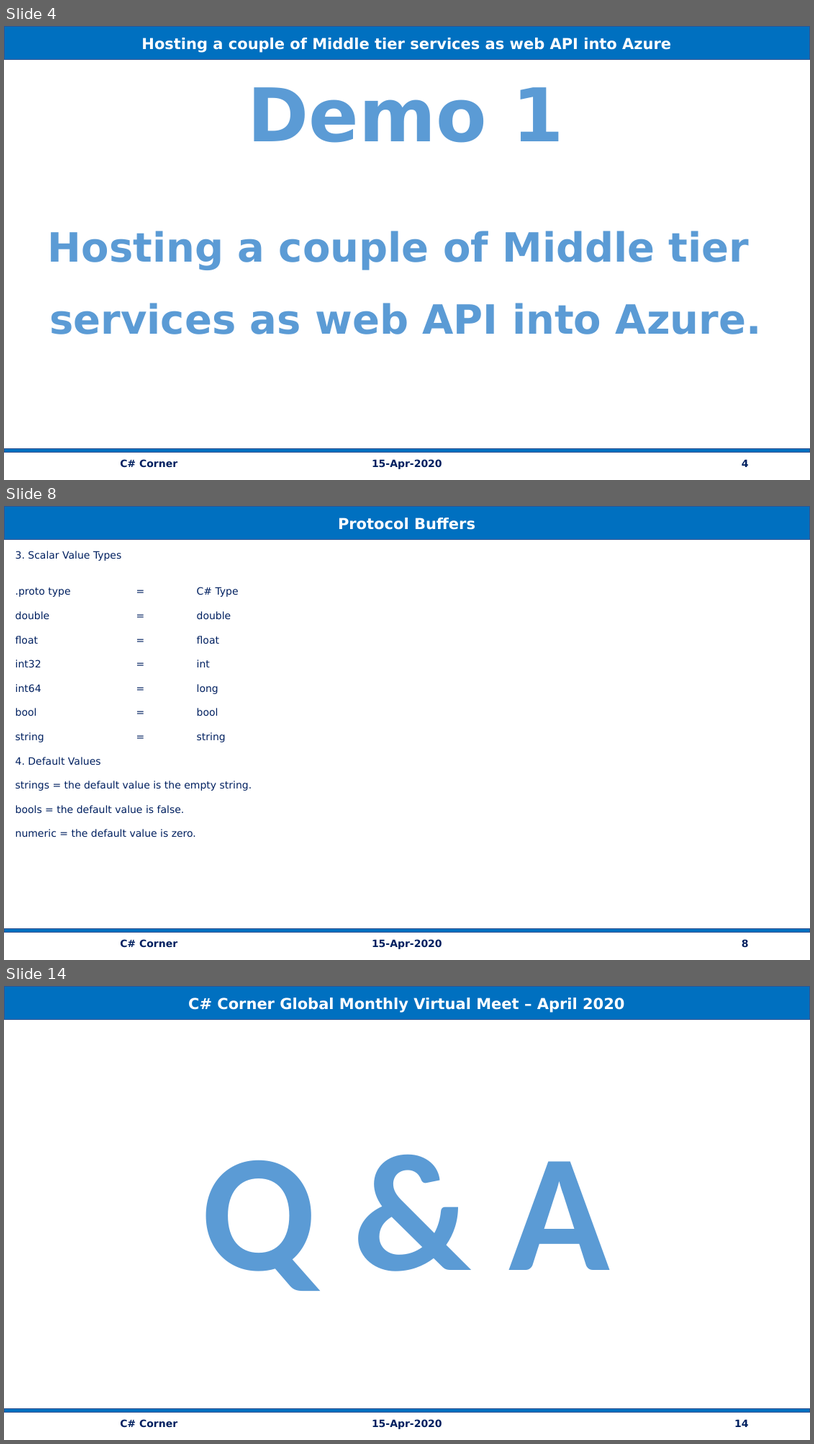
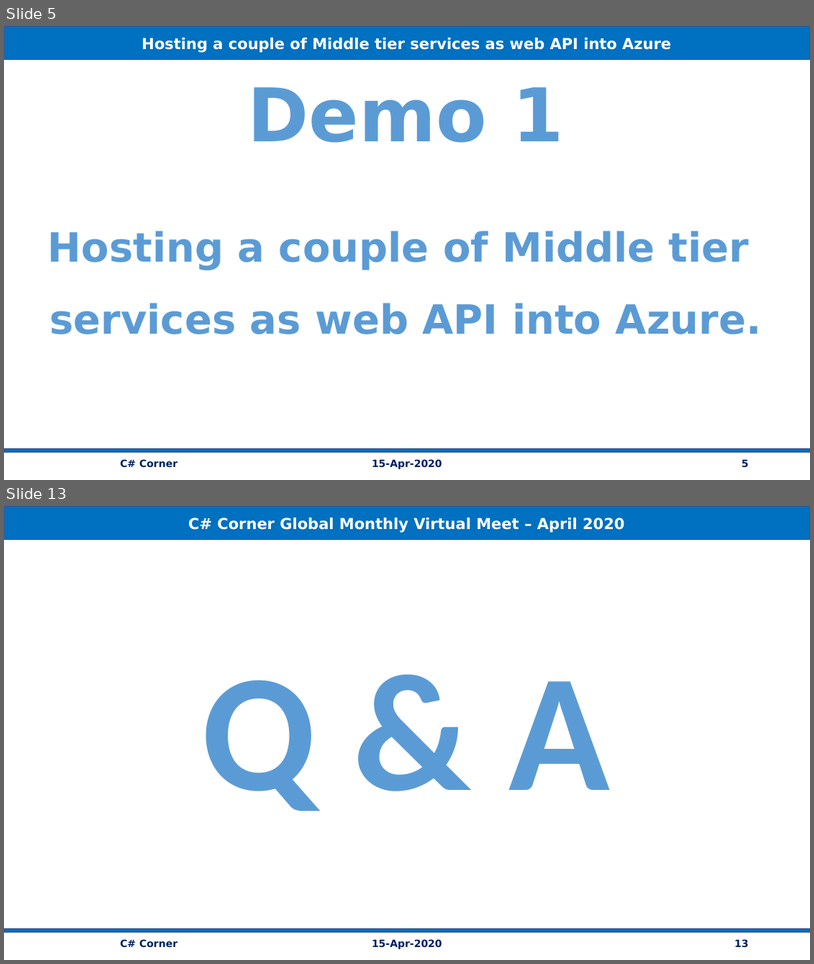
Before and after one commit to vishipayyallore/speaker_series, a slide deck: Azure/15Apr2020_BFF_ApiMgt/Documentation/BackEndForFrontEnd_AzureAPIMgt.pptx. Shown one above the other, each under a label of ours: slides 4, 8 and 14 before the commit, slides 5 and 13 after it; the slides between them are not shown. The pictures are 814x1444 and 814x964 pixels, drawn with LibreOffice and Linux fonts; fonts in the diff are those of the drawing. Boxes give left, top, right and bottom in pixels: in the first picture for what was removed or moved away, otherwise in the second. Text is boxed around its words. In the diff, an @@ line names an element or a change of style, - is before the commit and + after.

```diff
--- a/Azure/15Apr2020_BFF_ApiMgt/Documentation/BackEndForFrontEnd_AzureAPIMgt.pptx
+++ b/Azure/15Apr2020_BFF_ApiMgt/Documentation/BackEndForFrontEnd_AzureAPIMgt.pptx
@@ slide 8 removed at (4,506,810,960), background #FFFFFF @@
@@ rectangle removed at (4,507,810,539) @@
-Protocol Buffers
@@ text removed at (16,551,252,837) @@
-3. Scalar Value Types
-.proto type = C# Type
-double = double
-float = float
-int32 = int
-int64 = long
-bool = bool
-string = string
-4. Default Values
-strings = the default value is the empty string.
-bools = the default value is false.
-numeric = the default value is zero.
@@ rectangle removed at (4,928,810,932) @@
@@ text removed at (120,939,178,947) @@
-C# Corner
@@ text removed at (372,939,442,949) @@
-15-Apr-2020
@@ page number removed at (742,939,749,947) @@
-8
@@ what was slide 4 is now slide 5 @@
@@ page number at (742,459,749,467): text changed @@
-4
+5
@@ what was slide 14 is now slide 13 @@
@@ page number at (735,939,748,947): text changed @@
-14
+13
```
Also in this commit, not shown: 6 slides changed, 4 slides added, 4 other slides removed, 1 other file.
